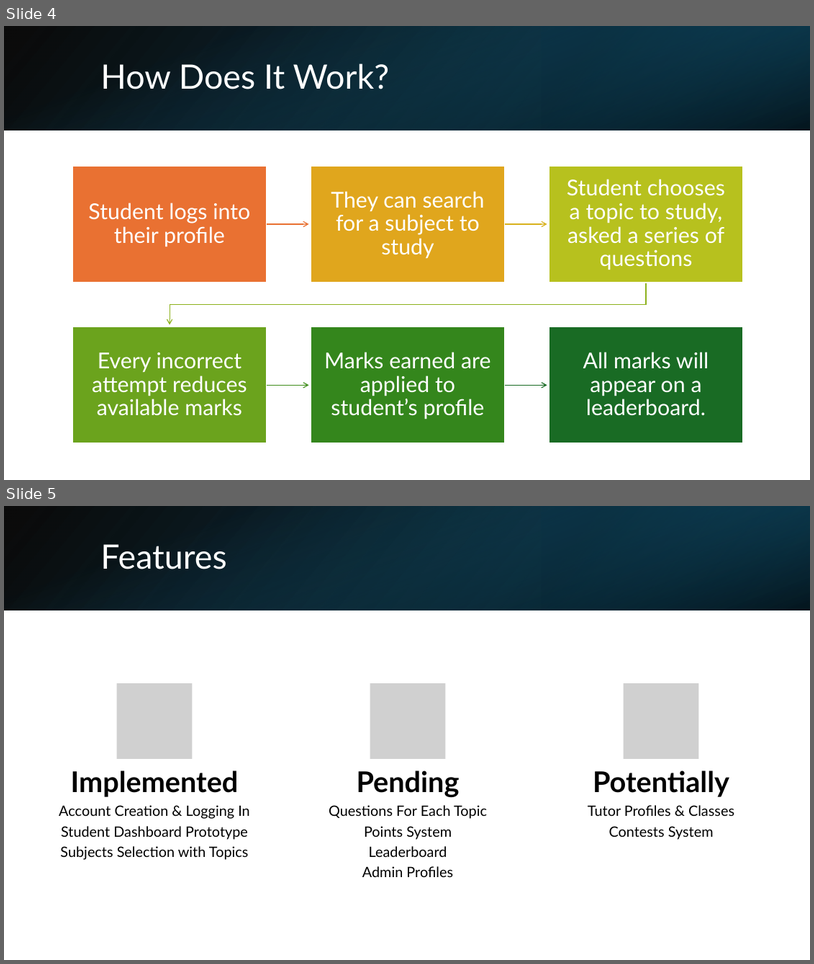
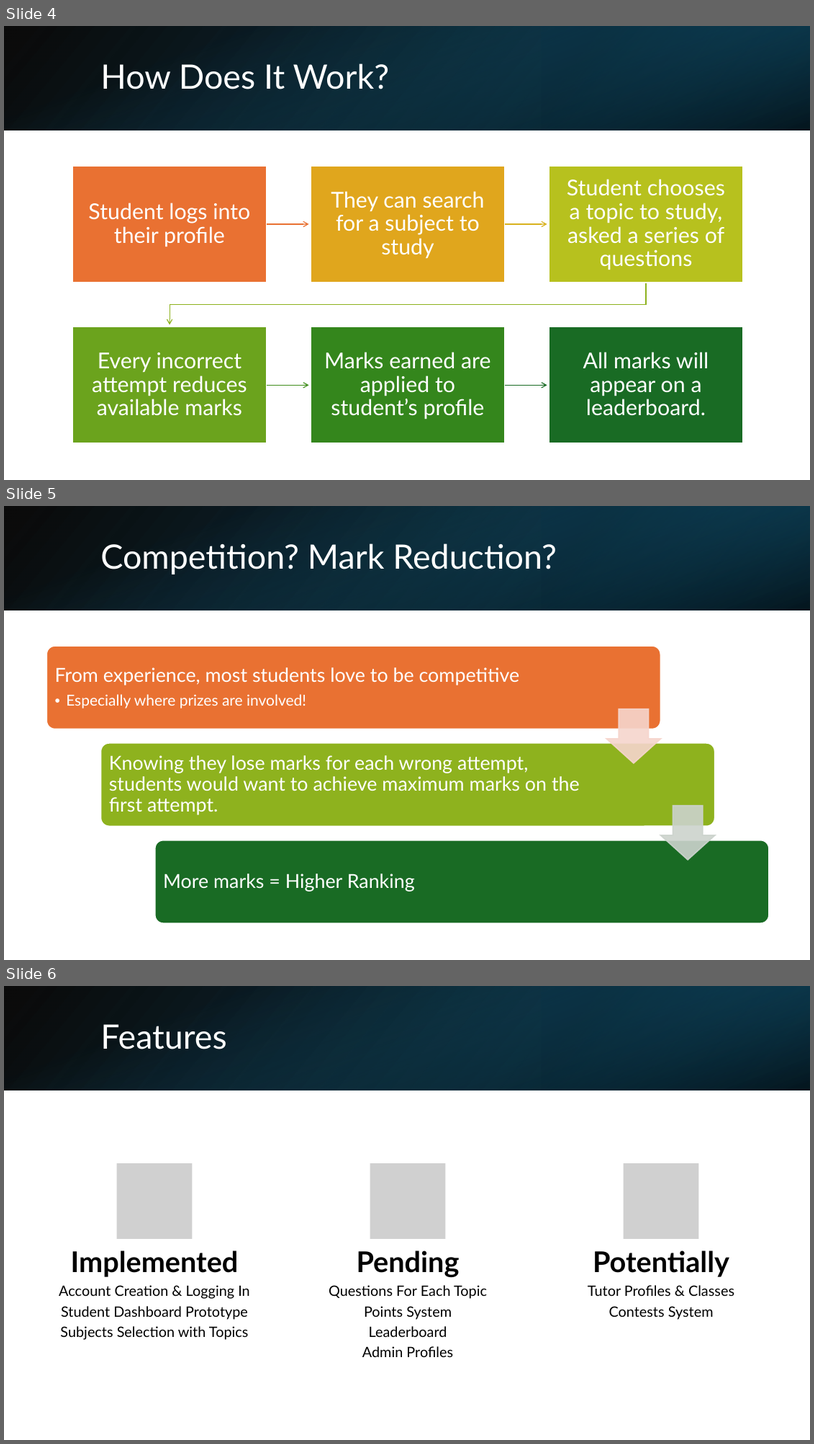
Before and after one commit to shahd9290/Competitive-Revision-Website, a slide deck: documents/Danyal Shah Interim Presentation.pptx. Shown one above the other, each under a label of ours: slides 4 and 5 before the commit, slides 4, 5 and 6 after it. The pictures are 814x964 and 814x1444 pixels, drawn with LibreOffice and Linux fonts; fonts in the diff are those of the drawing; grey boxes stand for pictures. Boxes give left, top, right and bottom in pixels: in the first picture for what was removed or moved away, otherwise in the second. Text is boxed around its words. In the diff, an @@ line names an element or a change of style, - is before the commit and + after.

Commit message:
Finished First Draft of Presentation

```diff
--- a/documents/Danyal Shah Interim Presentation.pptx
+++ b/documents/Danyal Shah Interim Presentation.pptx
@@ slide 5 added at (x1=4, y1=506, x2=810, y2=960), background #FFFFFF @@
@@ rectangle added at (x1=4, y1=506, x2=810, y2=610), fill gradient #000000 to #104862 @@
@@ rectangle added at (x1=4, y1=506, x2=810, y2=610), fill gradient #156082 to #000000 @@
@@ rectangle added at (x1=542, y1=506, x2=810, y2=610), fill gradient #0B3041 to #156082 @@
@@ title added at (x1=100, y1=543, x2=557, y2=574), 40 pt, text #FFFFFF @@
+Competition? Mark Reduction?
@@ group added at (x1=46, y1=646, x2=770, y2=924): 3 rounded rectangles, 3 texts, 2 down arrows @@
+From experience, most students love to be competitive
+  • Especially where prizes are involved!
+Knowing they lose marks for each wrong attempt, students would want to achieve maximum marks on the first attempt.
+More marks = Higher Ranking
@@ what was slide 5 is now slide 6 @@
```
Also in this commit, not shown: 2 slides changed, 1 other slide added, 1 slide removed.
